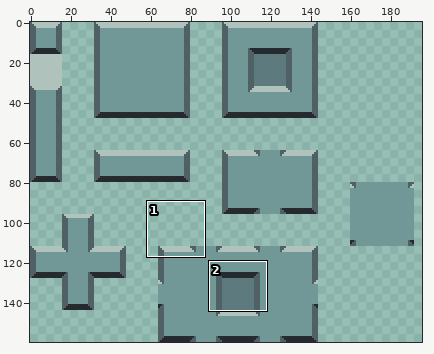
One commit to this pixel-art file: Assets/RawArt/LaboratoryTileset.aseprite. The first picture is a wide view before the edit; the outline marks the close-up.
Close-up. First the earlier version:
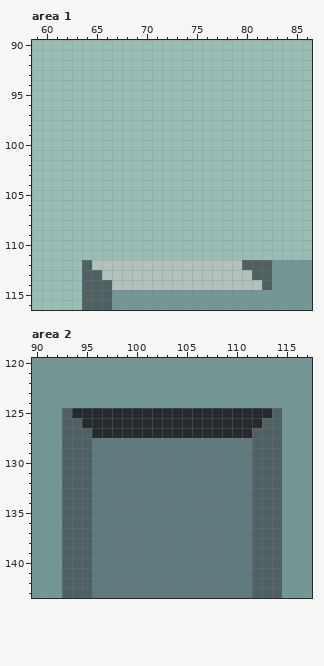
208x160 pixels, 1 frame. Shown: area 1: x 59..86, y 90..116; area 2: x 90..117, y 120..143. The wide view leaves out empty margins.
Once edited:
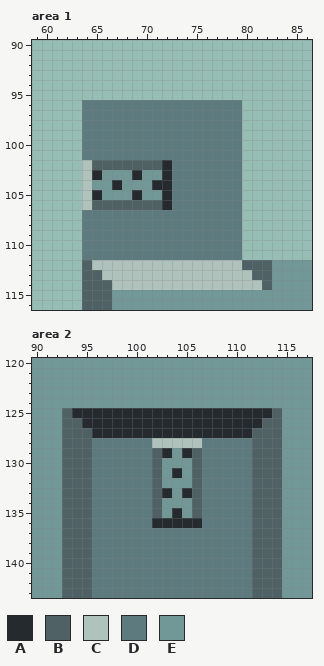
Palette (. is transparent): A #252a2e  B #506165  C #b0c2bc  D #5d7b7f  E #719797
The exact change:
Area 1, layer "Template":
y 96..101: x 64..79 ................ -> DDDDDDDDDDDDDDDD
y 102: x 64..79 ................ -> CBBBBBBBADDDDDDD
y 103: x 64..79 ................ -> CAEEEAEEADDDDDDD
y 104: x 64..79 ................ -> CEEAEEEAADDDDDDD
y 105: x 64..79 ................ -> CAEEEAEEADDDDDDD
y 106: x 64..79 ................ -> CBBBBBBBADDDDDDD
y 107..111: x 64..79 ................ -> DDDDDDDDDDDDDDDD
Area 2, layer "Template":
y 128: x 102..106 DDDDD -> CCCCC
y 129: x 102..106 DDDDD -> BAEAB
y 130: x 102..106 DDDDD -> BEEEB
y 131: x 102..106 DDDDD -> BEAEB
y 132: x 102..106 DDDDD -> BEEEB
y 133: x 102..106 DDDDD -> BAEAB
y 134: x 102..106 DDDDD -> BEEEB
y 135: x 102..106 DDDDD -> BEAEB
y 136: x 102..106 DDDDD -> AAAAA
Boxes around the changes in both close-ups, in picture pixels (x1, y1, x2, y2):
added: (82, 100, 242, 260)
changed: (152, 438, 202, 528)
